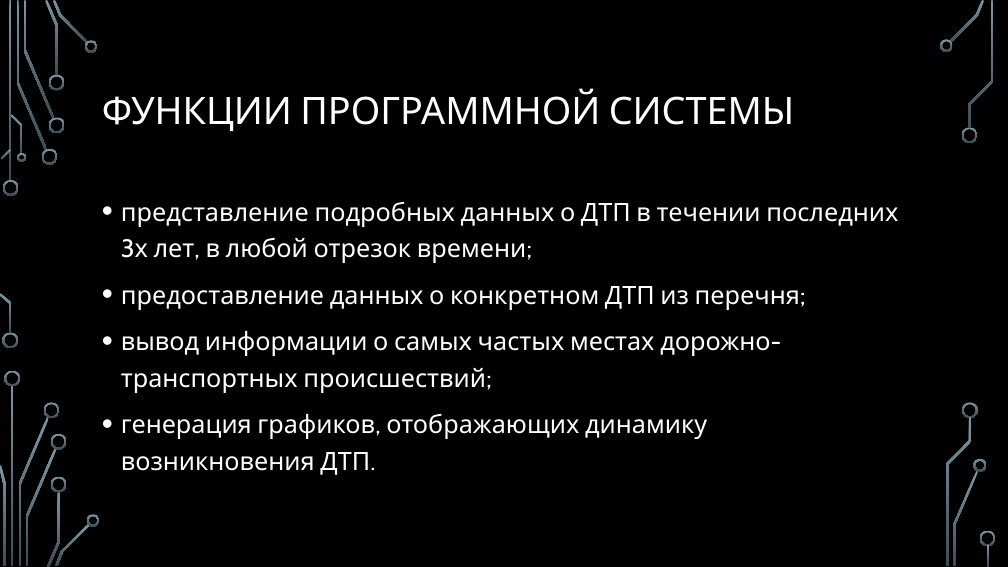
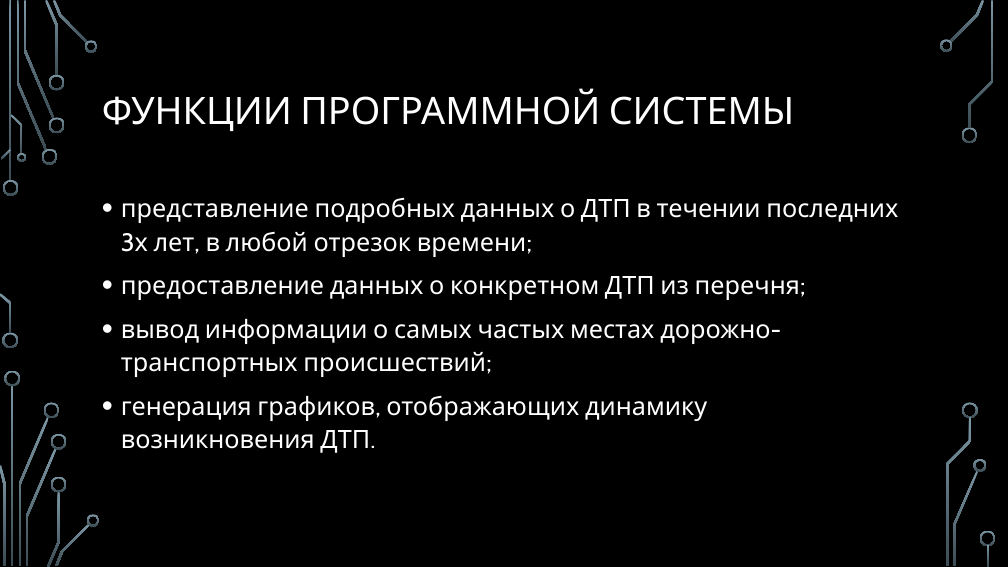
Before and after one commit to amphyzale/Distributed-Software-Systems, a slide deck: slide 4 of Course-Project/shame/Car Crash Today End.pptx. Drawn at 1008x567 pixels with LibreOffice and Linux fonts; fonts in the diff are those of the drawing; background and template pictures are left out. Boxes give left, top, right and bottom in pixels: in the first picture for what was removed or moved away, otherwise in the second. Text is boxed around its words. In the diff, an @@ line names an element or a change of style, - is before the commit and + after.

```diff
--- a/Course-Project/shame/Car Crash Today End.pptx
+++ b/Course-Project/shame/Car Crash Today End.pptx
@@ text "представление подробных данных о ДТП ..." at <box>121,197,898,453</box>: line spacing 1.2 to 1.1 @@
```
Also in this commit, not shown: 3 other slides changed, 5 other files.
